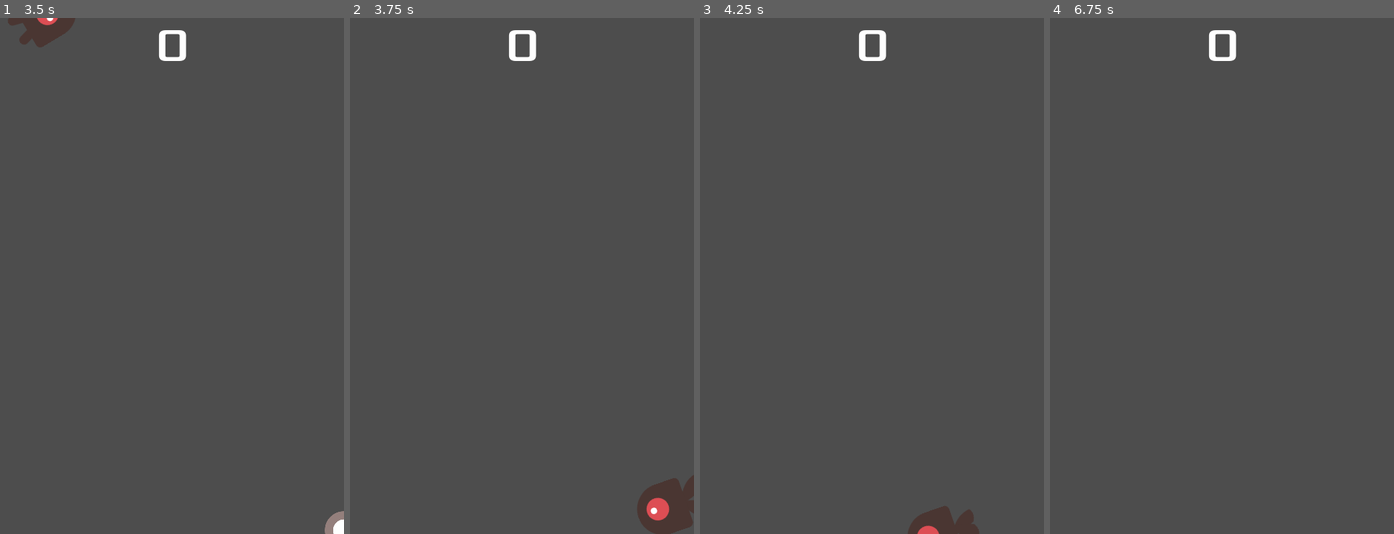
Above: before the commit, frames 1-4 (left to right).
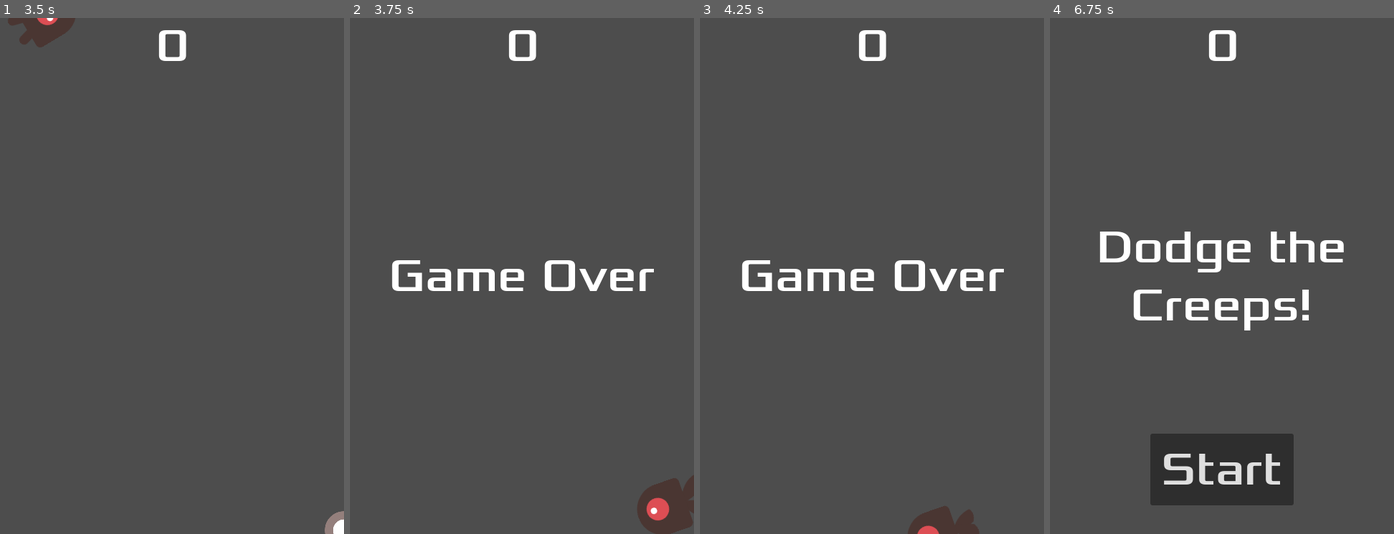
Above: after the commit, the same moments.

Repository: ProgrammingLogic/GoDotTutorial
Game: Godot game, scene res://main.tscn
Two runs of this game, one before a commit and one after it. Both use one fixed random seed, a clock stepped at 60 frames per second and the inputs below.
Inputs:
- Up to frame 1 (3.5 s): click "Start" at 0.5 s; tap Enter at 1.25 s; hold D (move_right) 1.28-2.03 s; hold S (move_down) 2.03-2.78 s; hold D (move_right) from 2.78 s (still down)
- Up to frame 2 (3.75 s): release D (move_right) at 3.53 s; hold W (move_up) from 3.53 s (still down)
- Up to frame 3 (4.25 s): keep holding W (move_up)
- Up to frame 4 (6.75 s): release W (move_up) at 4.28 s; hold A (move_left) 4.28-5.78 s; tap Space at 5 s; hold S (move_down) 5.78-6.53 s; tap Enter at 6.5 s; hold D (move_right) from 6.53 s (still down)

Frame 1 is identical in both runs. In frame 2, 1.7% of the frame differs, in the area x 12-89%, y 46-53%; in frame 3, 1.7%; in frame 4, 8.7%, in the area x 14-86%, y 41-95%.

Commit message:
Run HUD.show_game_over() when Main detects game over

Diff:
--- a/Main.gd
+++ b/Main.gd
@@ -17,6 +17,8 @@
 func game_over():
 	$ScoreTimer.stop()
 	$MobTimer.stop()
+
+	$HUD.show_game_over()
 
 
 func new_game():
